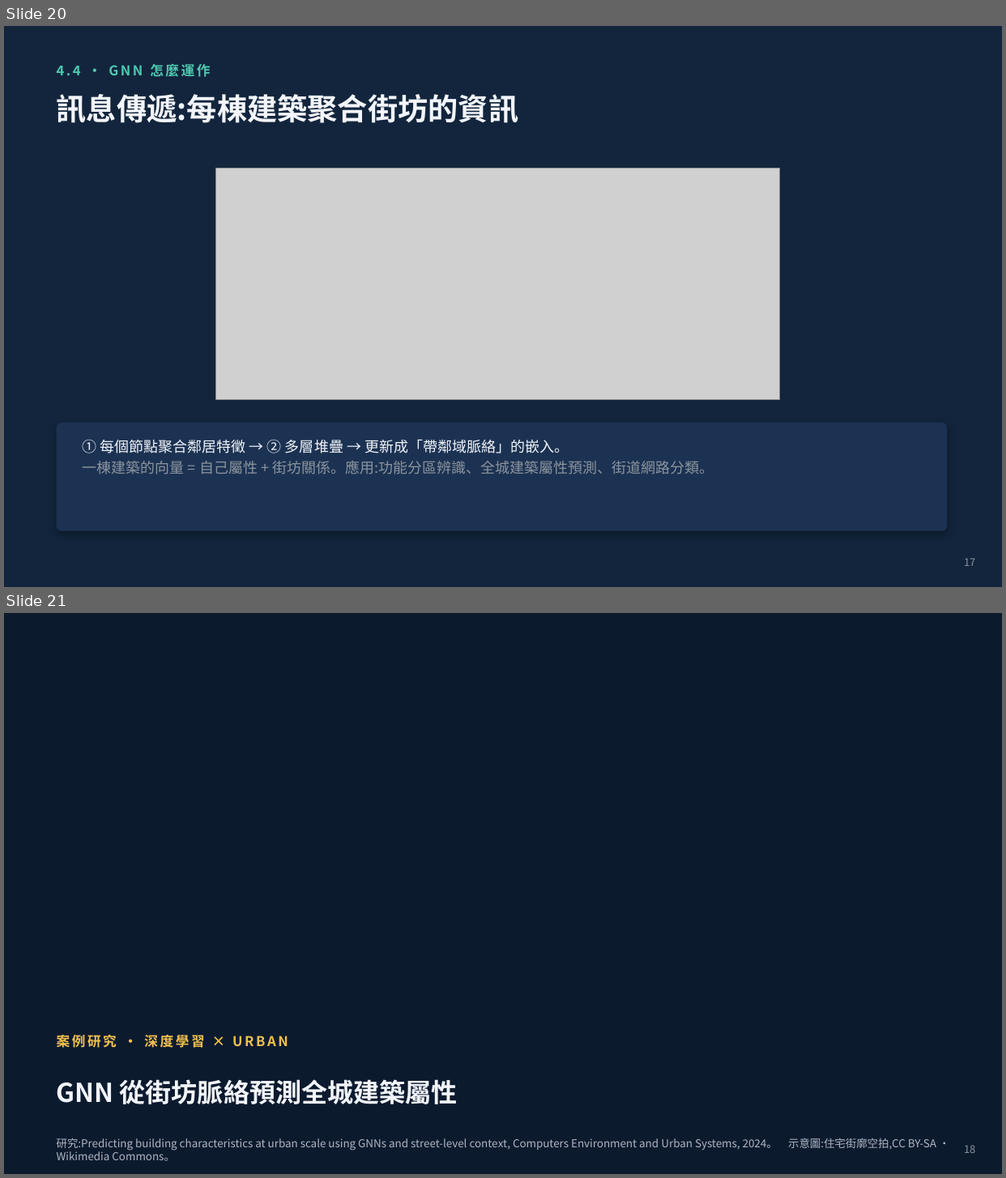
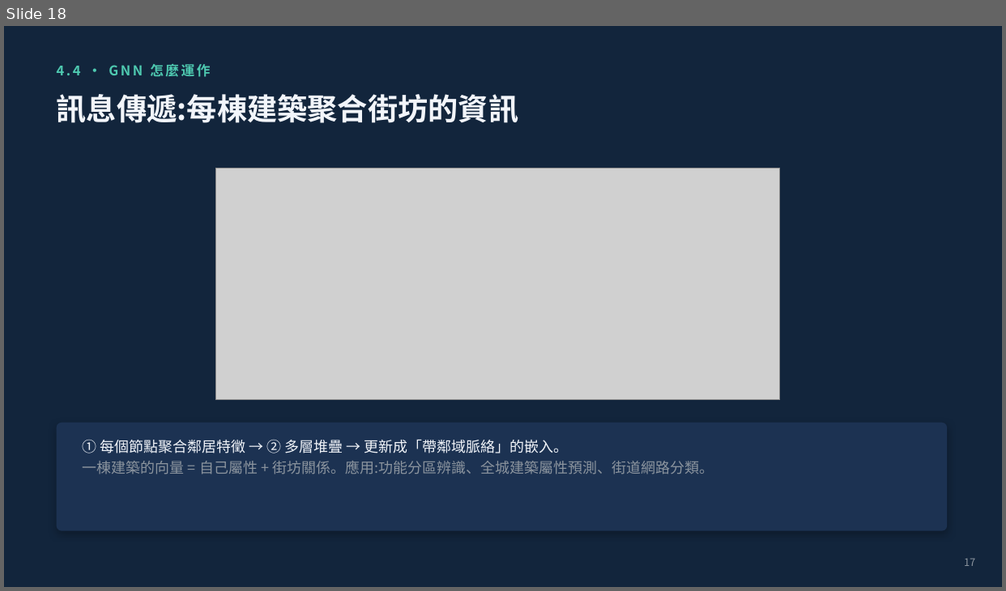
Before and after one commit to scott-lbx/ws-df26-w18, a slide deck: 07_Latent_Urban/潛空間教學簡報.pptx. Shown one above the other, each under a label of ours: slides 20 and 21 before the commit, slide 18 after it. The pictures are 1006x1178 and 1006x591 pixels, drawn with LibreOffice and Linux fonts; fonts in the diff are those of the drawing; grey boxes stand for pictures; background and template pictures are left out. Boxes give left, top, right and bottom in pixels: in the first picture for what was removed or moved away, otherwise in the second. Text is boxed around its words. In the diff, an @@ line names an element or a change of style, - is before the commit and + after.

```diff
--- a/07_Latent_Urban/潛空間教學簡報.pptx
+++ b/07_Latent_Urban/潛空間教學簡報.pptx
@@ slide 21 removed at (4,613,1002,1174), background picture (left out) @@
@@ rectangle removed at (4,1013,1002,1174) @@
@@ text removed at (57,1034,288,1048) @@
-案例研究 · 深度學習 × URBAN
@@ text removed at (57,1080,458,1105) @@
-GNN 從街坊脈絡預測全城建築屬性
@@ text removed at (57,1138,936,1161) @@
-研究:Predicting building characteristics at urban scale using GNNs and street-level context, Computers Environment and Urban Systems, 2024。 示意圖:住宅街廓空拍,CC BY-SA · Wikimedia Commons。
@@ text removed at (964,1145,975,1153) @@
-18
@@ what was slide 20 is now slide 18 @@
```
Also in this commit, not shown: 3 slides changed, 4 other slides removed, 1 other file.
